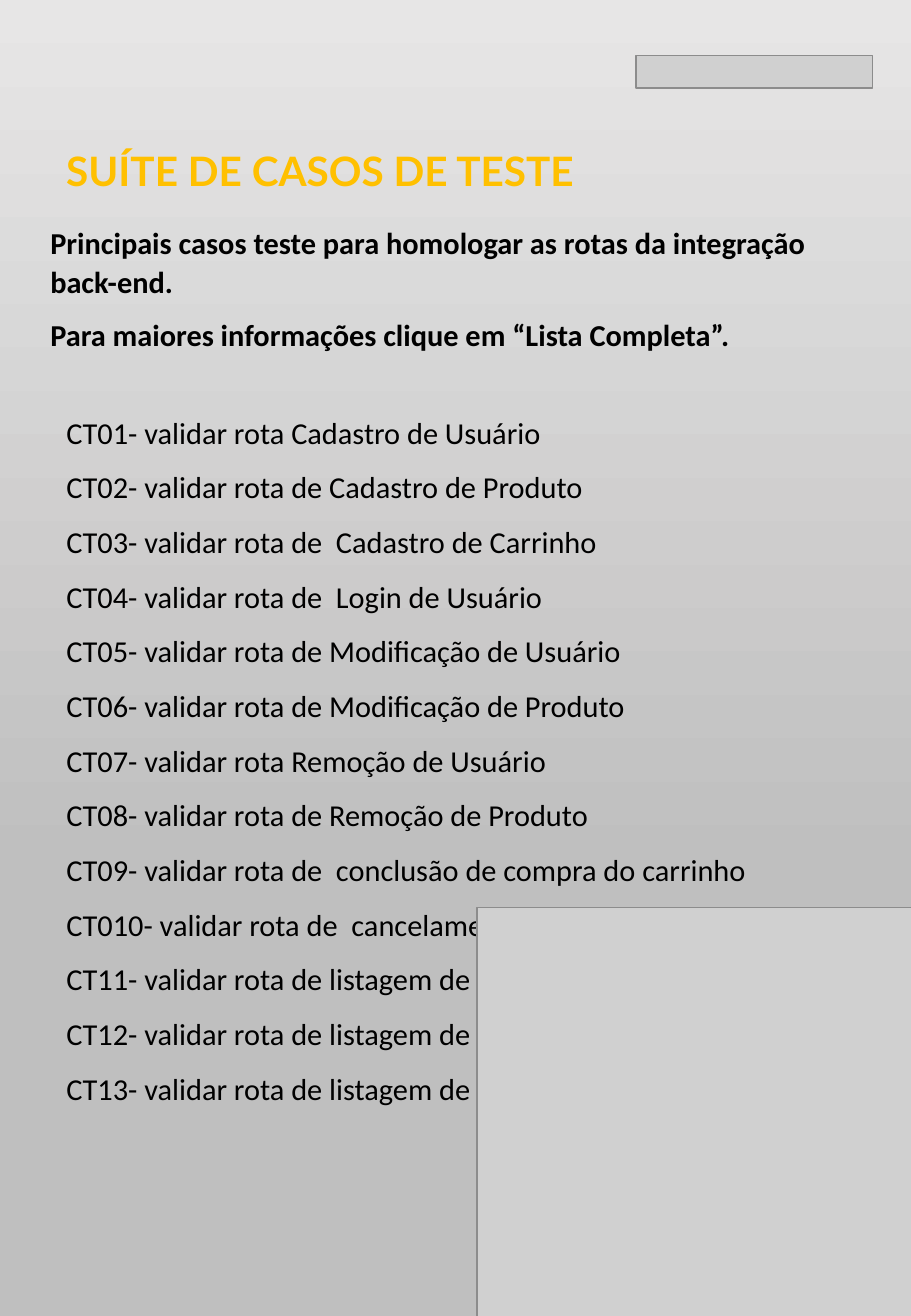
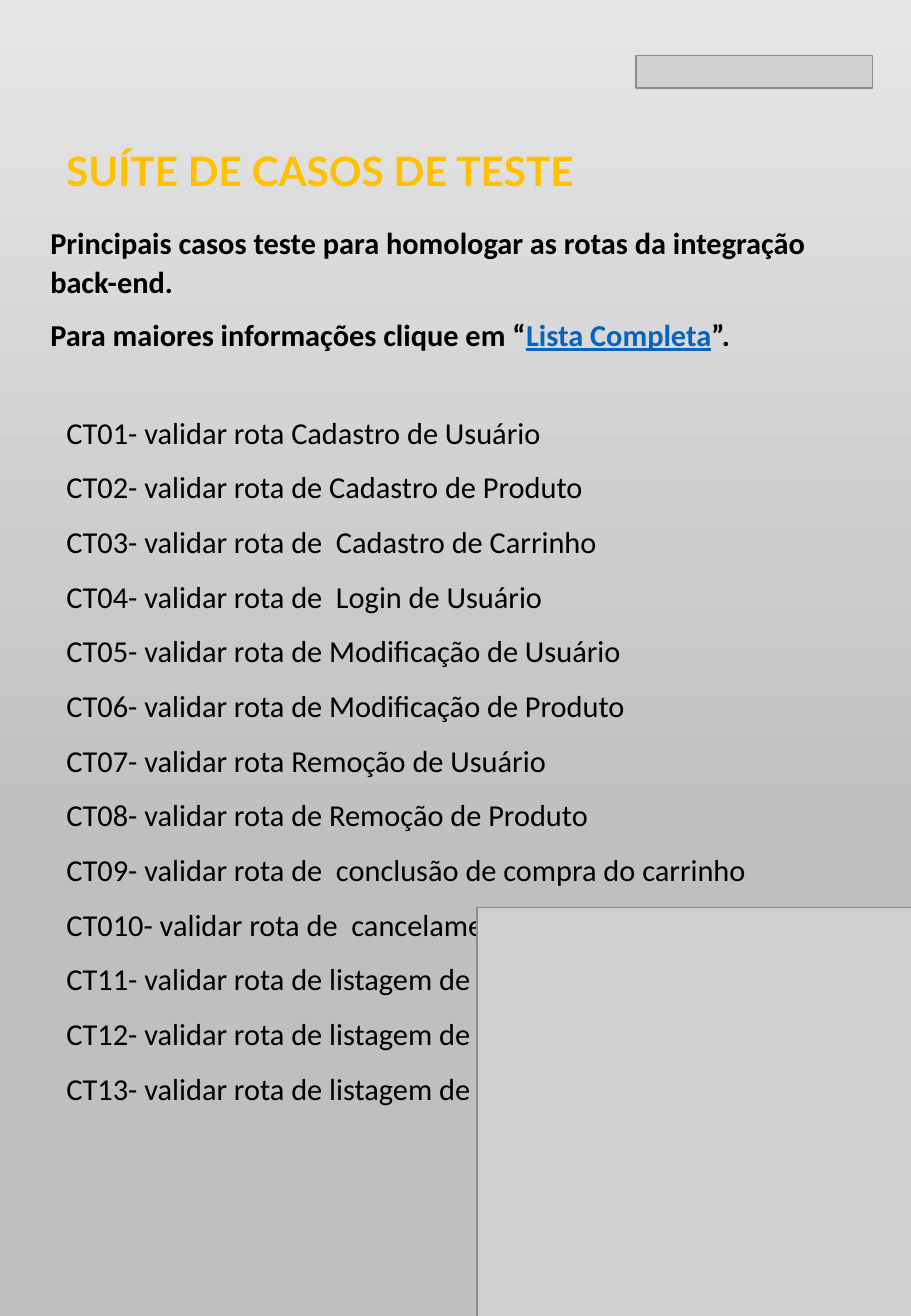
Before and after one commit to EricDemate/EricDemate-Rocketman_Eric_Demate_Sprint6Final_Compass, a slide deck: slide 8 of Challenger 6.pptx. Drawn at 911x1316 pixels with LibreOffice and Linux fonts; fonts in the diff are those of the drawing; grey boxes stand for pictures. Boxes give left, top, right and bottom in pixels: in the first picture for what was removed or moved away, otherwise in the second. Text is boxed around its words. In the diff, an @@ line names an element or a change of style, - is before the commit and + after.

```diff
--- a/Challenger 6.pptx
+++ b/Challenger 6.pptx
@@ text at box(50, 323, 730, 351): text colour #000000 to #0563C1, underline on in "“Lista Completa”." @@
```
Also in this commit, not shown: 1 other slide changed, 46 other files.
